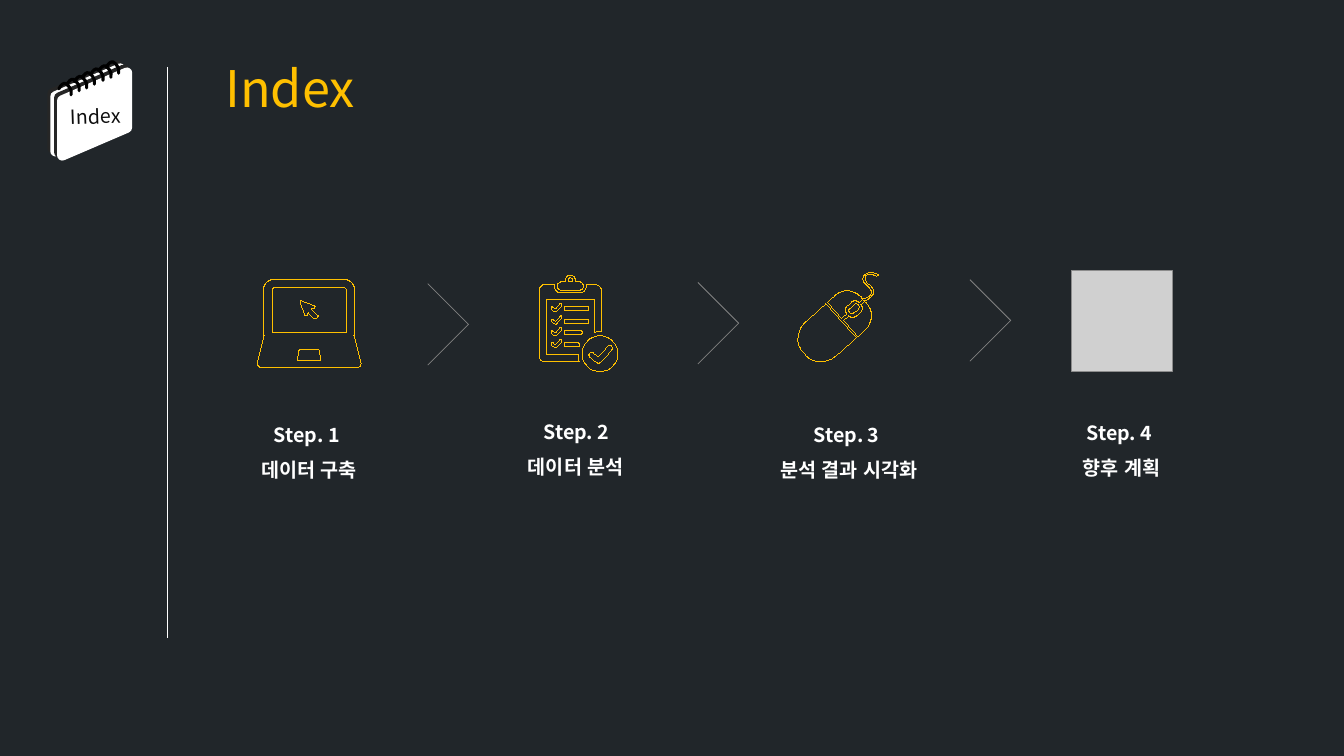
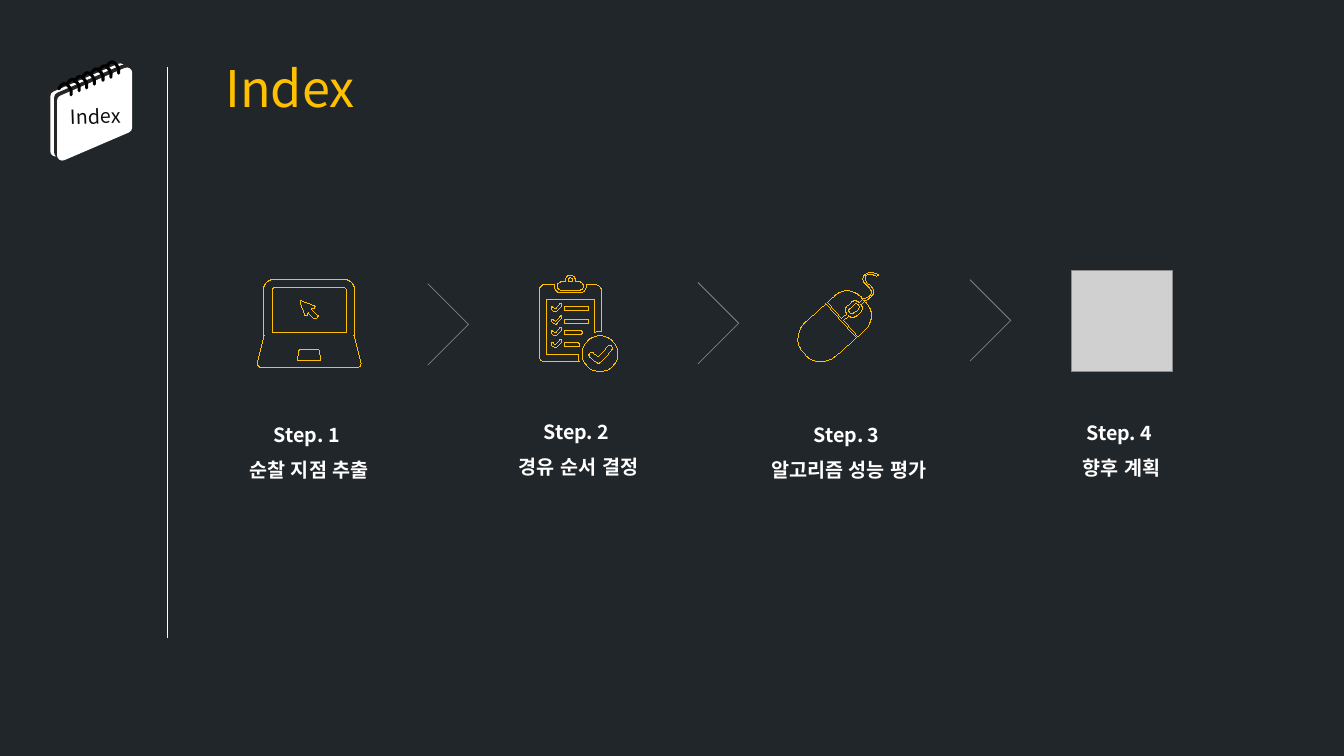
Before and after one commit to ruhz3/crime-predict, a slide deck: slide 2 of 발표/[210526]중간발표_경로알고리즘생성_최종.pptx. Drawn at 1344x756 pixels with LibreOffice and Linux fonts; fonts in the diff are those of the drawing; grey boxes stand for pictures. Boxes give left, top, right and bottom in pixels: in the first picture for what was removed or moved away, otherwise in the second. Text is boxed around its words. In the diff, an @@ line names an element or a change of style, - is before the commit and + after.

```diff
--- a/발표/[210526]중간발표_경로알고리즘생성_최종.pptx
+++ b/발표/[210526]중간발표_경로알고리즘생성_최종.pptx
@@ text at (249, 460, 369, 479): text changed @@
-데이터 구축
+순찰 지점 추출
@@ text at (519, 457, 638, 476): text changed @@
-데이터 분석
+경유 순서 결정
@@ text at (771, 460, 926, 479): text changed @@
-분석 결과 시각화
+알고리즘 성능 평가
```
Also in this commit, not shown: 5 other slides changed, 4 slides added, 1 slide removed.
